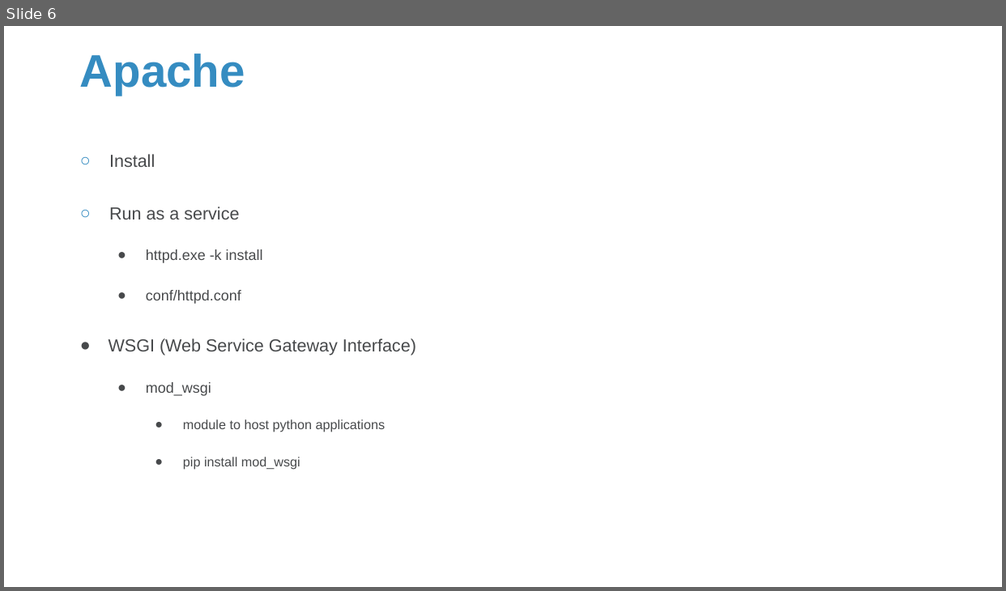
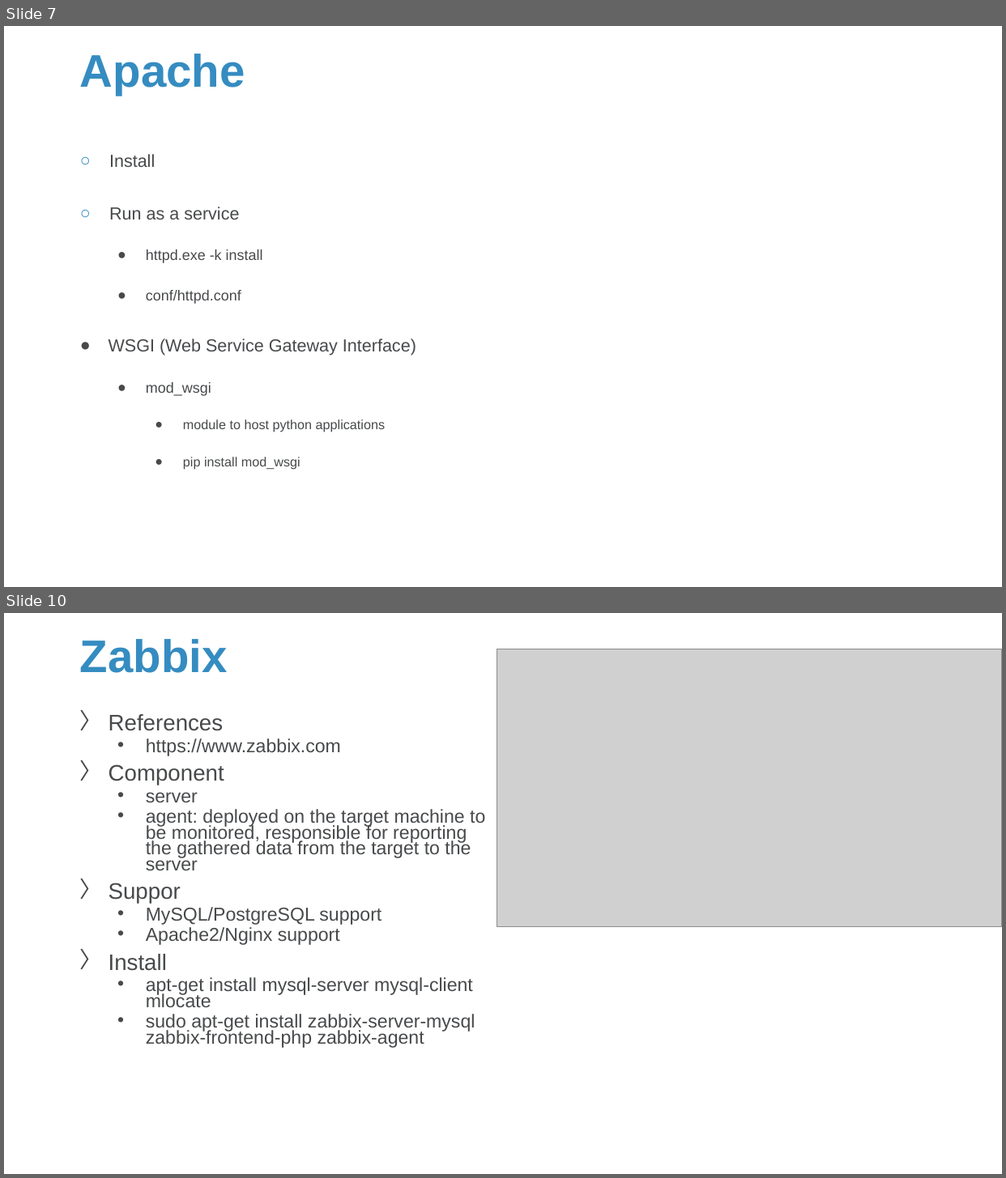
Before and after one commit to Sparks-Lu/TechNotes, a slide deck: Web/Server-Notes.pptx. Shown one above the other, each under a label of ours: slide 6 before the commit, slides 7 and 10 after it; the slides between them are not shown. The pictures are 1006x591 and 1006x1178 pixels, drawn with LibreOffice and Linux fonts; fonts in the diff are those of the drawing; grey boxes stand for pictures; background and template pictures are left out. Boxes give left, top, right and bottom in pixels: in the first picture for what was removed or moved away, otherwise in the second. Text is boxed around its words. In the diff, an @@ line names an element or a change of style, - is before the commit and + after.

```diff
--- a/Web/Server-Notes.pptx
+++ b/Web/Server-Notes.pptx
@@ slide 10 added at (4, 613, 1002, 1174), background picture (left out) @@
@@ title added at (80, 639, 228, 673), 44 pt, text #358CC1, bold @@
+Zabbix
@@ picture added at (497, 649, 1002, 926) @@
@@ text added at (108, 714, 485, 1048), 18 pt, text #47494B @@
+〉 References
+  • https://www.zabbix.com
+〉 Component
+  • server
+  • agent: deployed on the target machine to be monitored, responsible for reporting the gathered data from the target to the server
+〉 Suppor
+  • MySQL/PostgreSQL support
+  • Apache2/Nginx support
+〉 Install
+  • apt-get install mysql-server mysql-client mlocate
+  • sudo apt-get install zabbix-server-mysql zabbix-frontend-php zabbix-agent
@@ what was slide 6 is now slide 7 @@
```
Also in this commit, not shown: 1 slide changed, 5 other slides added, 12 other files.
